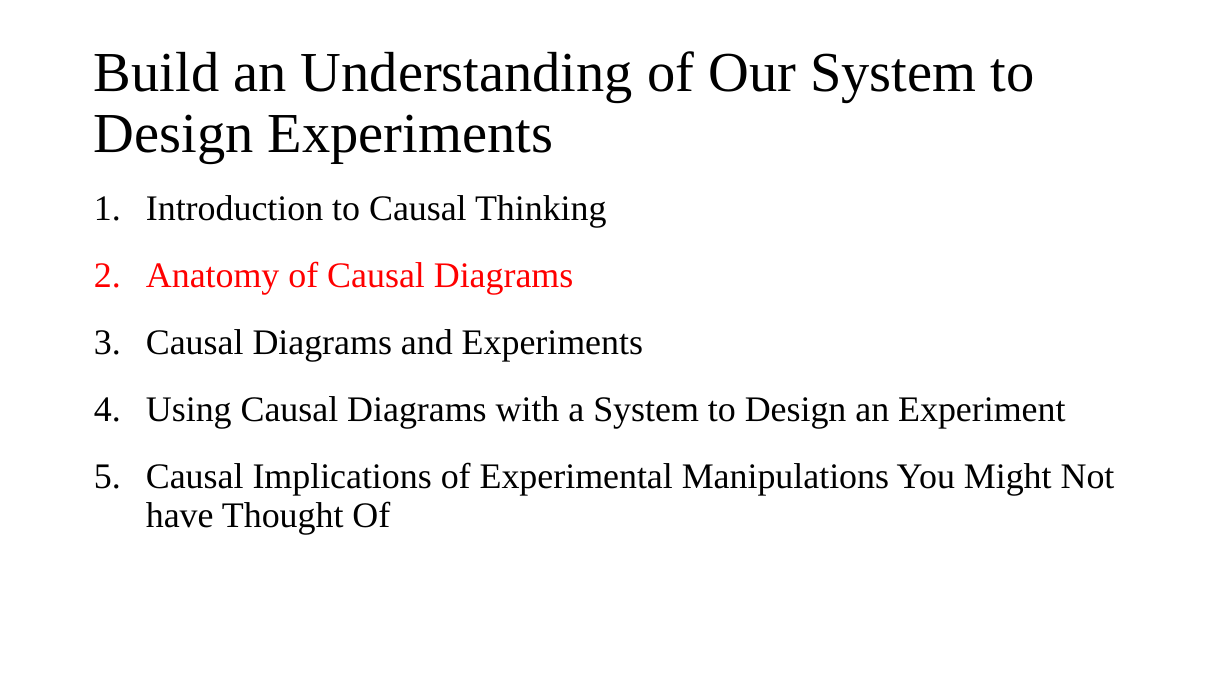
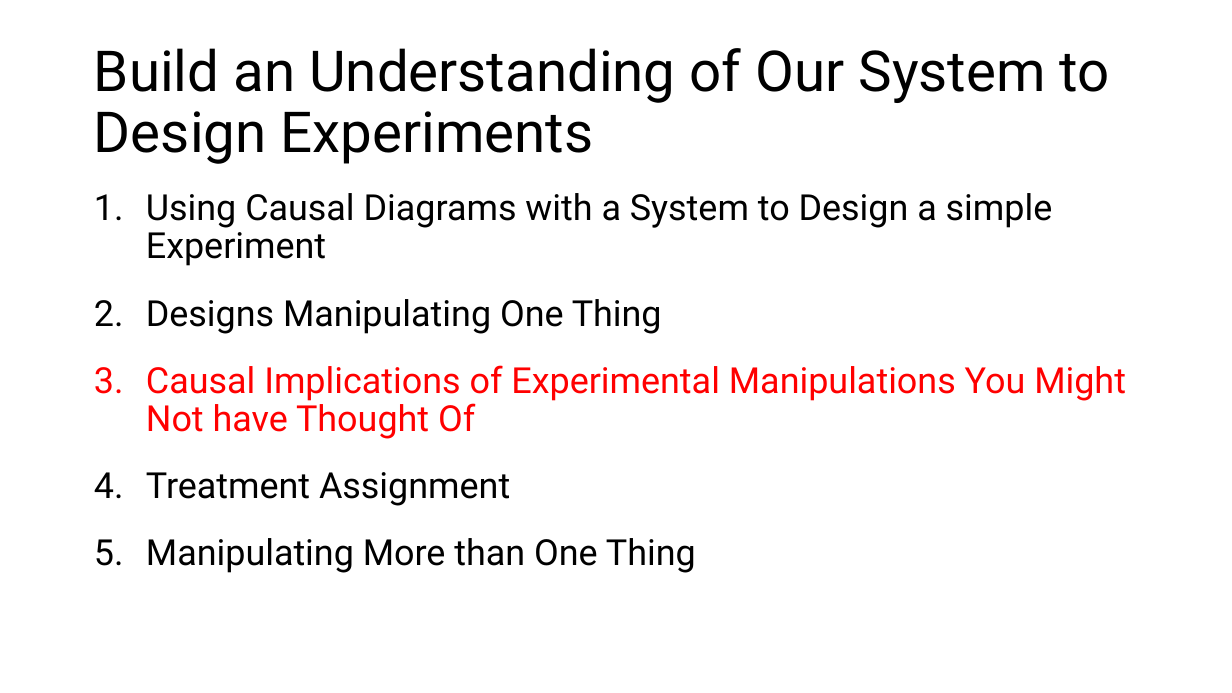
Before and after one commit to biol607/biol607.github.io, a slide deck: slide 17 of lectures/causality_experiments.pptx (slide 9 before the commit). Drawn at 1232x693 pixels with LibreOffice and Linux fonts; fonts in the diff are those of the drawing. Boxes give left, top, right and bottom in pixels: in the first picture for what was removed or moved away, otherwise in the second. Text is boxed around its words. In the diff, an @@ line names an element or a change of style, - is before the commit and + after.

Commit message:
Updating expt design lecture

```diff
--- a/lectures/causality_experiments.pptx
+++ b/lectures/causality_experiments.pptx
@@ title "Build an Understanding of Our ..." at box(94, 48, 1110, 164): font Times New Roman to Roboto @@
@@ text at box(146, 193, 1053, 334): text changed; font Times New Roman to Roboto @@
-1. Introduction to Causal Thinking
-2. Anatomy of Causal Diagrams
-3. Causal Diagrams and Experiments
-4. Using Causal Diagrams with a System to Design an Experiment
+1. Using Causal Diagrams with a System to Design a simple Experiment
+2. Designs Manipulating One Thing
@@ text at box(146, 365, 1126, 439): font Times New Roman to Roboto, text colour #000000 to #FF0000 in "Causal Implications of Experimental Manipulations You Might ..." @@
@@ text at box(146, 472, 696, 573): paragraphs added @@
+4. Treatment Assignment
+5. Manipulating More than One Thing
```
Also in this commit, not shown: 21 other slides changed, 25 slides added, 30 slides removed.
